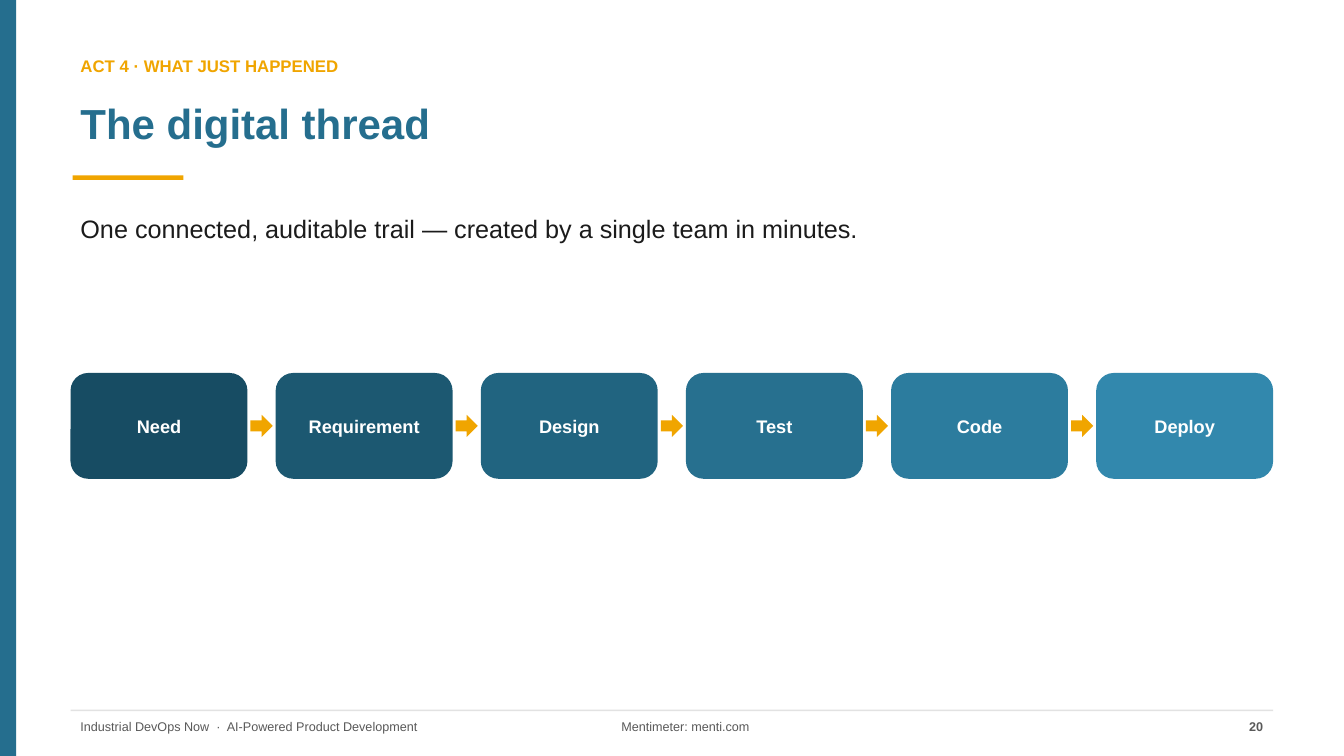
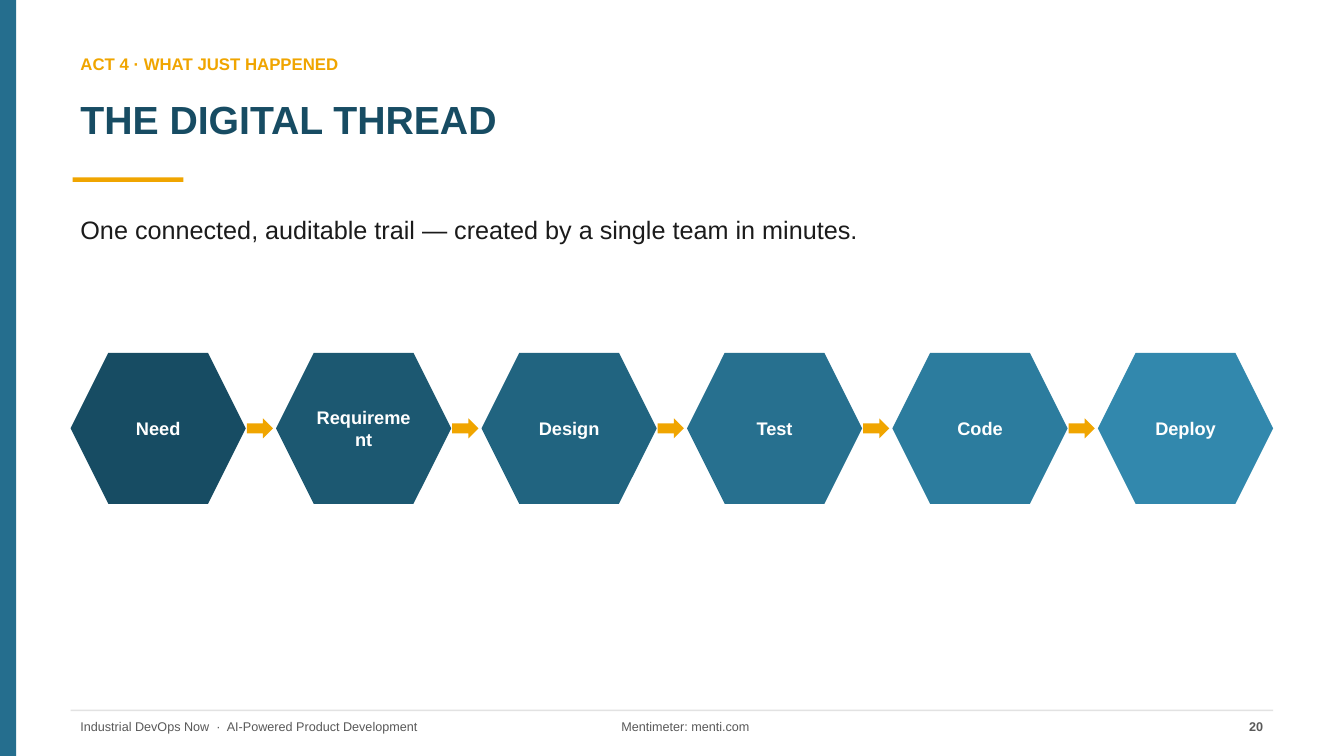
Before and after one commit to rockinryeman/SDLC-Workshop, a slide deck: slide 20 of dms-workshop/AI-Powered-Product-Development_DMS.pptx. Drawn at 1344x756 pixels with LibreOffice and Linux fonts; fonts in the diff are those of the drawing. Boxes give left, top, right and bottom in pixels: in the first picture for what was removed or moved away, otherwise in the second. Text is boxed around its words. In the diff, an @@ line names an element or a change of style, - is before the commit and + after.

```diff
--- a/dms-workshop/AI-Powered-Product-Development_DMS.pptx
+++ b/dms-workshop/AI-Powered-Product-Development_DMS.pptx
@@ text at box(80, 106, 496, 135): text changed; size 30 to 28 pt; text colour #256E8E to #174C63 @@
-The digital thread
+THE DIGITAL THREAD
@@ hexagon "Need": place and size @@
-hexagon "Need" at box(71, 373, 247, 479)
+hexagon "Need" at box(71, 353, 246, 504)
@@ hexagon "Requirement": place and size @@
-hexagon "Requirement" at box(275, 373, 452, 479)
+hexagon "Requirement" at box(276, 353, 452, 504)
@@ hexagon "Design": place and size @@
-hexagon "Design" at box(481, 373, 657, 479)
+hexagon "Design" at box(482, 353, 657, 504)
@@ rounded rectangle to hexagon in 6 elements at box(71, 353, 246, 504), box(276, 353, 452, 504), box(482, 353, 657, 504), box(892, 353, 1068, 504), box(1098, 353, 1273, 504), box(688, 353, 863, 504) @@
@@ hexagon "Test": place and size @@
-hexagon "Test" at box(686, 373, 862, 479)
+hexagon "Test" at box(688, 353, 863, 504)
@@ hexagon "Code": place and size @@
-hexagon "Code" at box(891, 373, 1068, 479)
+hexagon "Code" at box(892, 353, 1068, 504)
@@ hexagon "Deploy": place and size @@
-hexagon "Deploy" at box(1097, 373, 1273, 479)
+hexagon "Deploy" at box(1098, 353, 1273, 504)
```
Also in this commit, not shown: 20 other slides changed, 4 other files.
